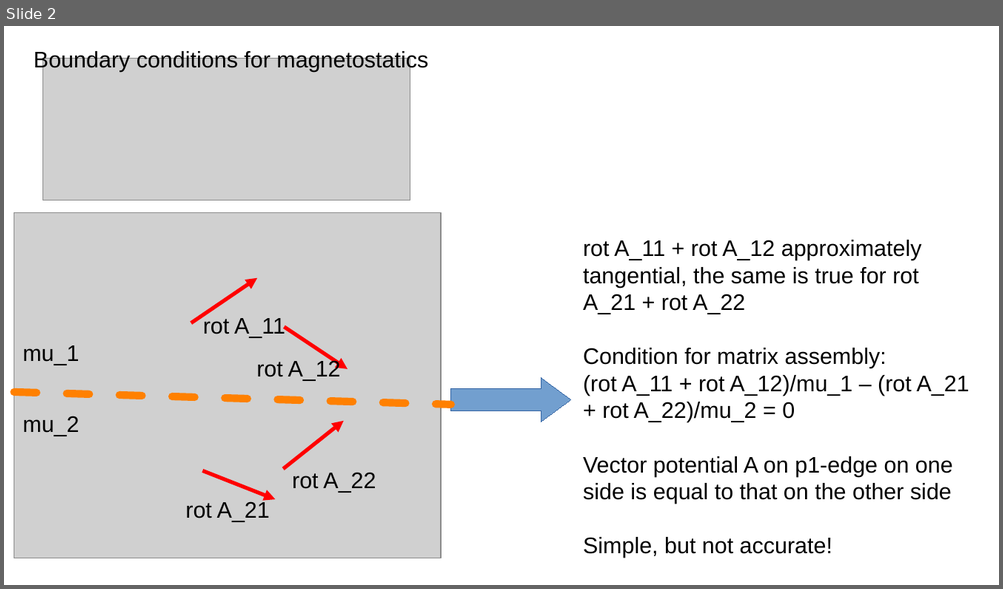
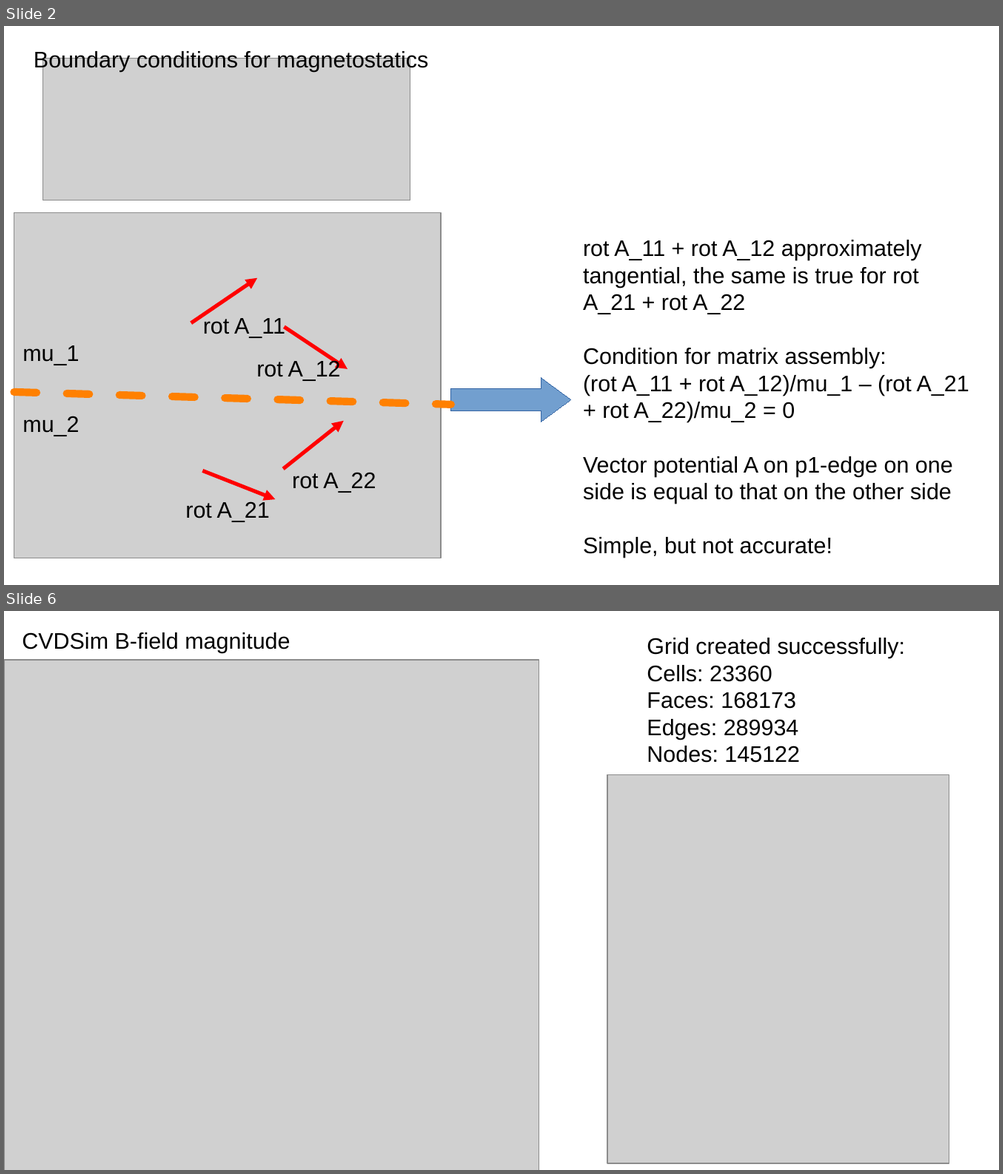
Before and after one commit to feedbec/FIT, a slide deck: slides.odp. Shown one above the other, each under a label of ours: slide 2 before the commit, slides 2 and 6 after it; the slides between them are not shown. The pictures are 1003x589 and 1003x1174 pixels, drawn with LibreOffice and Linux fonts; fonts in the diff are those of the drawing; grey boxes stand for pictures. Boxes give left, top, right and bottom in pixels: in the first picture for what was removed or moved away, otherwise in the second. Text is boxed around its words. In the diff, an @@ line names an element or a change of style, - is before the commit and + after.

Commit message:
added B-field calculation and cell-based output

```diff
--- a/slides.odp
+++ b/slides.odp
@@ slide 6 added at [4,611,999,1170], background #FFFFFF @@
@@ text added at [22,632,290,653], 18 pt, text #000000 @@
+CVDSim B-field magnitude
@@ text added at [646,638,905,763], 18 pt, text #000000 @@
+Grid created successfully:
+Cells: 23360
+Faces: 168173
+Edges: 289934
+Nodes: 145122
@@ picture added at [4,660,539,1170] @@
@@ picture added at [608,775,949,1165] @@
```
Also in this commit, not shown: 3 slides changed, 10 other files.
